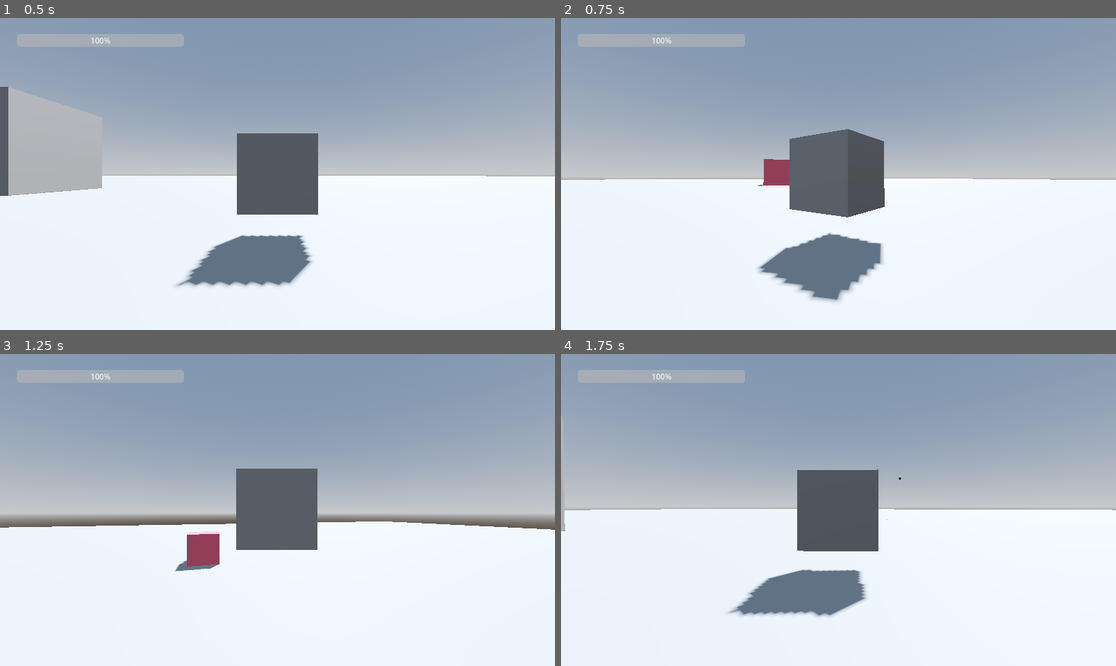
Above: before the commit, frames 1-4 (two rows, left to right).
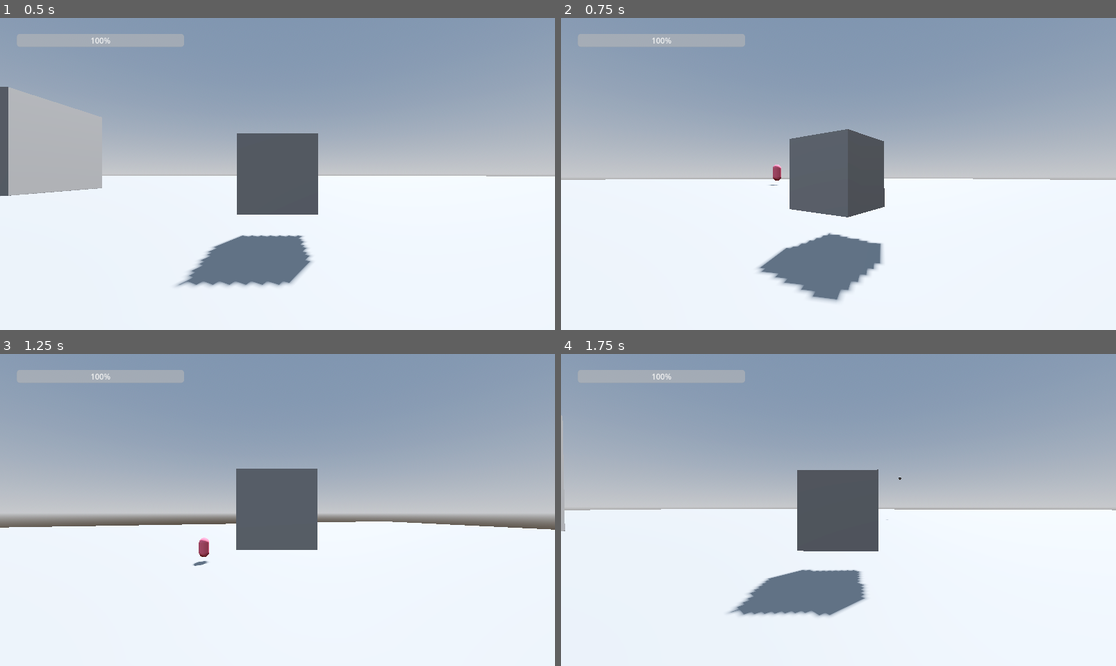
Above: after the commit, the same moments.

Repository: jalvarez2016/Godot3dExample
Game: Godot game, scene res://world.tscn
Two runs of this game, one before a commit and one after it. Both use one fixed random seed, a clock stepped at 60 frames per second and the inputs below. The project has no main scene, so this scene is started directly.
Inputs (mouse positions are in pixels of both pictures, inside the frame that each line leads up to):
- Up to frame 1 (0.5 s): no input
- Up to frame 2 (0.75 s): tap Enter at 0.5 s; move the mouse to (866, 174) at 0.52 s; hold W (forward) from 0.53 s (still down); tap E (shoot) at 0.6 s
- Up to frame 3 (1.25 s): keep holding W (forward); tap Space (jump) at 0.77 s
- Up to frame 4 (1.75 s): keep holding W (forward); move the mouse to (810, 510) at 1.27 s; tap E (shoot) at 1.35 s; tap Space (jump) at 1.52 s

Frame 1 is identical in both runs. In frame 2, 0.3% of the frame differs, in the area x 35-42%, y 45-54%; in frame 3, 0.7%, in the area x 31-40%, y 56-70%; in frame 4, nothing differs.

Commit message:
changed enemy to capsule

Diff:
--- a/enemy.tscn
+++ b/enemy.tscn
@@ -2,8 +2,7 @@
 
 [ext_resource type="Script" path="res://enemy.gd" id="1_ywv80"]
 
-[sub_resource type="BoxMesh" id="BoxMesh_edbg8"]
-size = Vector3(3, 3, 3)
+[sub_resource type="CapsuleMesh" id="CapsuleMesh_1jad2"]
 
 [sub_resource type="StandardMaterial3D" id="StandardMaterial3D_hoceh"]
 albedo_color = Color(0.968627, 0.431373, 0.533333, 1)
@@ -22,7 +21,7 @@
 script = ExtResource("1_ywv80")
 
 [node name="MeshInstance3D" type="MeshInstance3D" parent="."]
-mesh = SubResource("BoxMesh_edbg8")
+mesh = SubResource("CapsuleMesh_1jad2")
 surface_material_override/0 = SubResource("StandardMaterial3D_hoceh")
 
 [node name="CollisionShape3D" type="CollisionShape3D" parent="." groups=["enemy"]]
